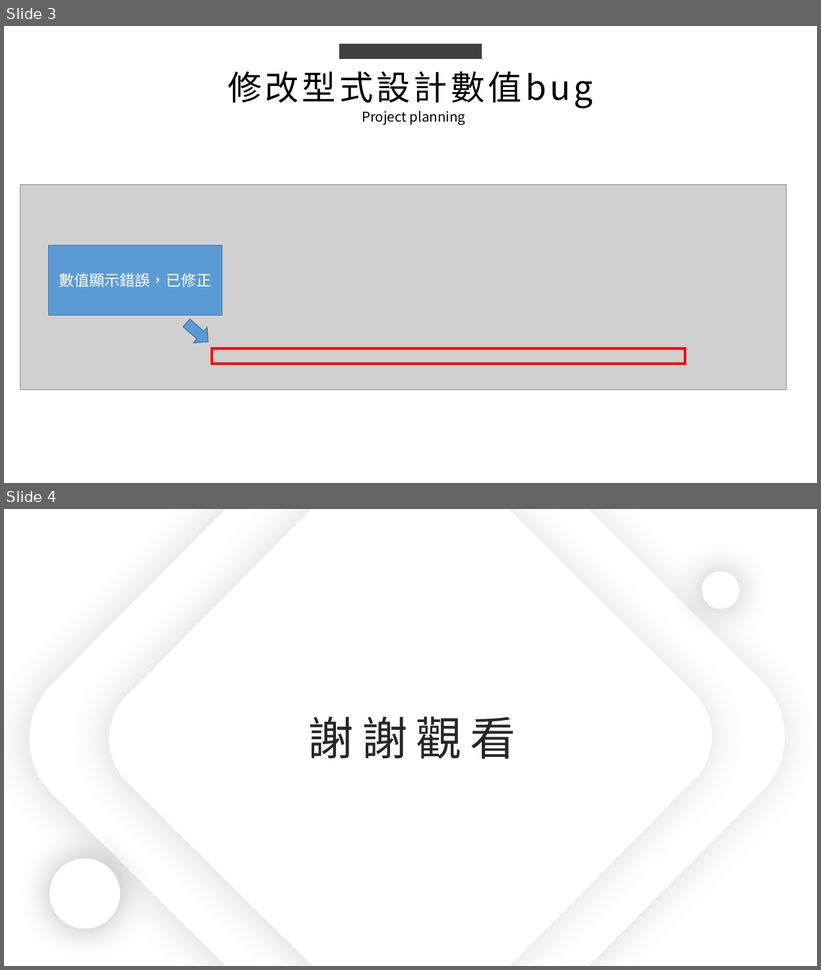
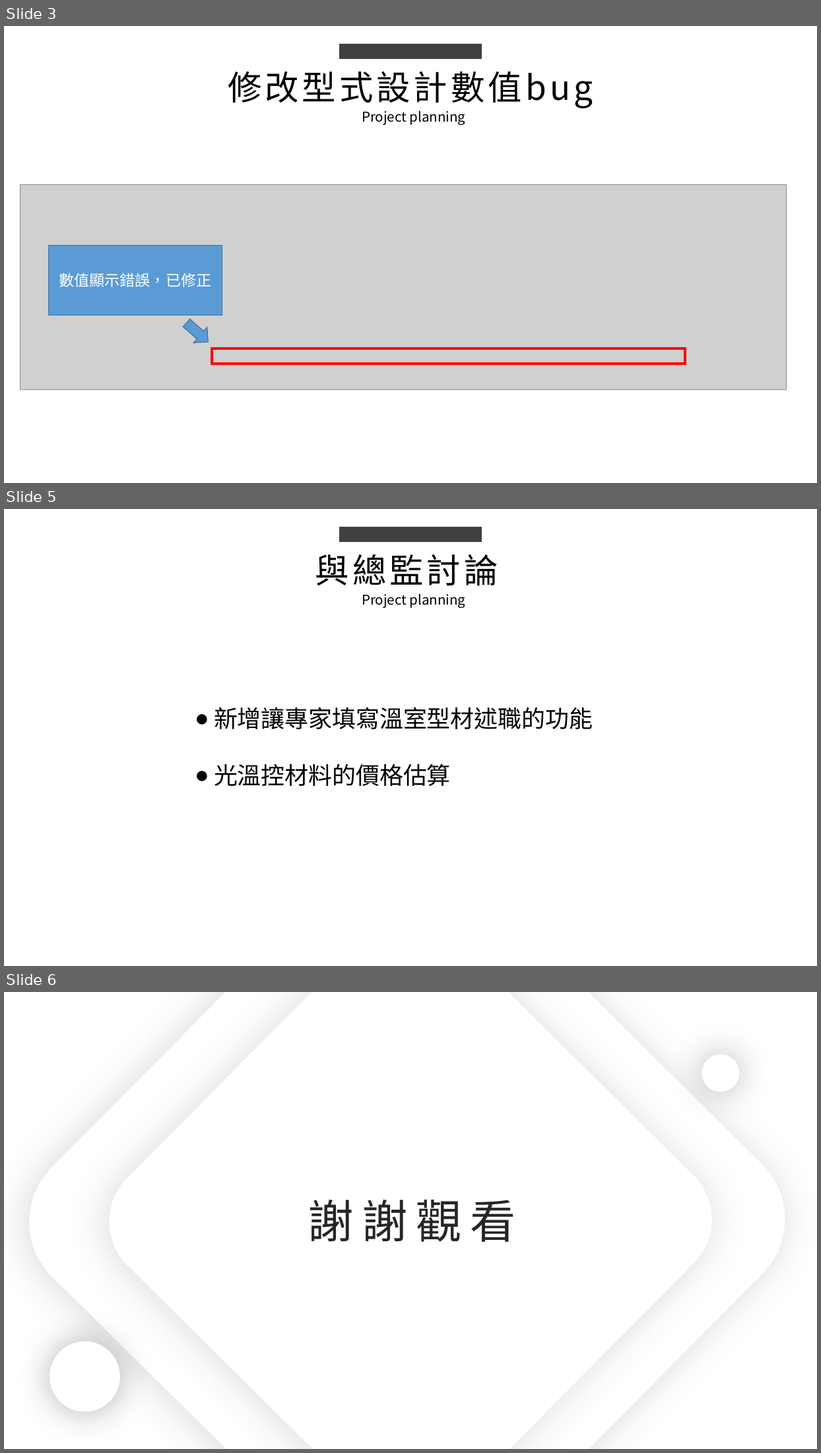
Before and after one commit to king637324/KnowledgeGreenhouseSystem, a slide deck: 工作日報_葉柏漢/2021.10/2021.10.01(加班)_2021.10.04工作日報_葉柏漢.pptx. Shown one above the other, each under a label of ours: slides 3 and 4 before the commit, slides 3, 5 and 6 after it; the slides between them are not shown. The pictures are 821x970 and 821x1453 pixels, drawn with LibreOffice and Linux fonts; fonts in the diff are those of the drawing; grey boxes stand for pictures. Boxes give left, top, right and bottom in pixels: in the first picture for what was removed or moved away, otherwise in the second. Text is boxed around its words. In the diff, an @@ line names an element or a change of style, - is before the commit and + after.

```diff
--- a/工作日報_葉柏漢/2021.10/2021.10.01(加班)_2021.10.04工作日報_葉柏漢.pptx
+++ b/工作日報_葉柏漢/2021.10/2021.10.01(加班)_2021.10.04工作日報_葉柏漢.pptx
@@ slide 5 added at <box>4,509,817,966</box>, background #FFFFFF @@
@@ rectangle added at <box>339,527,482,542</box>, fill #404040 @@
@@ text added at <box>316,554,498,586</box>, 40 pt, text #000000 @@
+與總監討論
@@ text added at <box>362,593,466,608</box>, 16 pt, text #000000 @@
+Project planning
@@ text added at <box>214,707,593,786</box>, 28 pt, text #000000 @@
+● 新增讓專家填寫溫室型材述職的功能
+● 光溫控材料的價格估算
@@ what was slide 4 is now slide 6 @@
```
Also in this commit, not shown: 1 slide changed, 1 other slide added, 5 other files.
